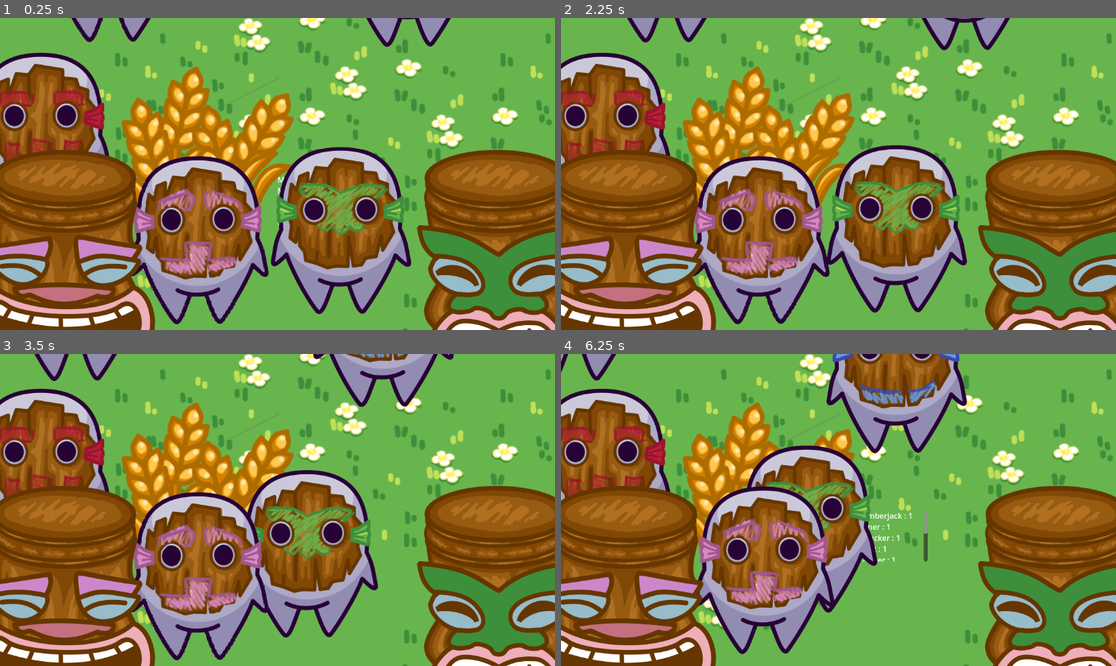
Above: before the commit, frames 1-4 (two rows, left to right).
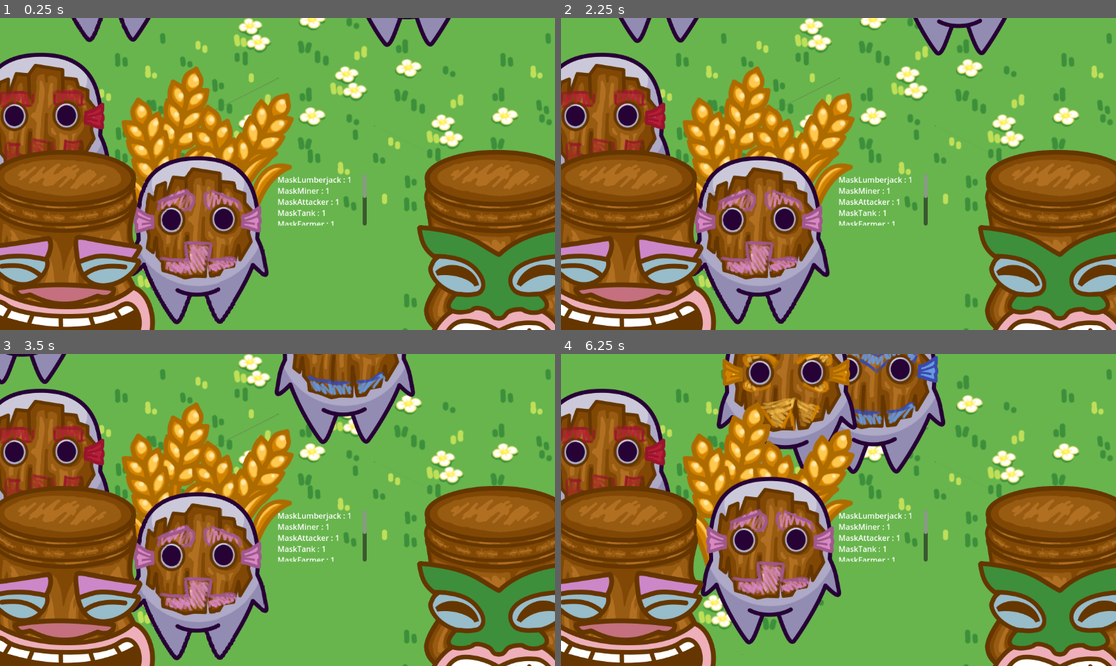
Above: after the commit, the same moments.

Repository: Kayno0o/gwj-86-godot
Game: Godot game, scene res://stages/game/game.tscn
The game is run twice, just before and just after one commit, with the same random seed, the same clock (stepped at 60 frames per second) and the same inputs.
Inputs (mouse positions are in pixels of both pictures, inside the frame that each line leads up to):
- Up to frame 1 (0.25 s): no input
- Up to frame 2 (2.25 s): tap Enter at 0.5, 2 s; move the mouse to (622, 292) at 0.52 s; tap K at 0.6, 1.35, 2.1 s; click (622, 292) at 0.67 s; tap Space at 1.25 s; move the mouse to (1054, 292) at 1.27 s; click (1054, 292) at 1.42 s; move the mouse to (882, 198) at 2.02 s; click (882, 198) at 2.17 s
- Up to frame 3 (3.5 s): move the mouse to (249, 572) at 2.77 s; tap K at 2.85 s; click (249, 572) at 2.92 s
- Up to frame 4 (6.25 s): move the mouse to (1005, 556) at 3.52 s; tap K every 0.75 s from 3.6 to 5.85 s; click (1005, 556) at 3.67 s; move the mouse to (672, 463) at 4.27 s; click (672, 463) at 4.42 s; move the mouse to (866, 510) at 5.02 s; click (866, 510) at 5.17 s; move the mouse to (755, 432) at 5.77 s; click (755, 432) at 5.92 s

The runs differ from the first frame. In frame 1, 9.3% of the frame differs, in the area x 48-75%, y 41-95%; in frame 2, 11%; in frame 3, 15%; in frame 4, 24%, in the area x 0-74%, y 0-97%.

Commit message:
feat: tween resources

Diff:
--- a/entities/mask/mask.tscn
+++ b/entities/mask/mask.tscn
@@ -23,7 +23,17 @@
 collision_mask = 4
 script = ExtResource("1_wo7wq")
 target_type = 11
-inventory_size = 2
+stats = Dictionary[int, float]({
+0: 125.0,
+1: 5.0,
+10: 5.0,
+11: 1.0,
+12: 42.0,
+13: 300.0,
+20: 1.0,
+21: 42.0,
+22: 2.0
+})
 metadata/_custom_type_script = "uid://20wyg6v86aum"
 
 [node name="Collision" type="CollisionShape2D" parent="."]
@@ -60,7 +70,6 @@
 
 [node name="SacrificeState" type="Node" parent="StateMachine"]
 script = ExtResource("8_xmf0i")
-metadata/_custom_type_script = "uid://bk7rsikwv3drd"
 
 [node name="TransferState" type="Node" parent="StateMachine"]
 script = ExtResource("9_wbtl5")
--- a/props/resource/resource_props.gd
+++ b/props/resource/resource_props.gd
@@ -17,14 +17,21 @@
 }
 
 func _ready() -> void:
-	health_component.death.connect(on_death)
+	health_component.death.connect(_on_death)
+	health_component.on_damage.connect(_on_damage)
 
 	TargetManager.register_target(self, target_types)
 
-func on_damage(damage: float):
-	return health_component.on_damage(damage)
+func _on_damage(_damage: float):
+	var tween: Tween = get_tree().create_tween()
+	tween.tween_property(self, "rotation_degrees", rotation_degrees+6, 0.5) \
+		.set_trans(Tween.TRANS_SINE) \
+		.set_ease(Tween.EASE_IN_OUT)
+	tween.tween_property(self, "rotation_degrees", rotation_degrees-6, 0.5) \
+		.set_trans(Tween.TRANS_SINE) \
+		.set_ease(Tween.EASE_IN_OUT)
 
-func on_death():
+func _on_death():
 	TargetManager.unregister_target(self, target_types)
 
 	if loot_component.spawn_loot(global_position, get_parent()):
--- a/props/resource/tree/tree.tscn
+++ b/props/resource/tree/tree.tscn
@@ -17,7 +17,7 @@
 
 [node name="Tree" groups=["trees"] instance=ExtResource("1_olndm")]
 target_types = Array[int]([0, 1])
-health = 5.0
+health = 10.0
 loot_scene = ExtResource("2_ni0tv")
 loot_amount = 3
 
--- a/scripts/components/HealthComponent.gd
+++ b/scripts/components/HealthComponent.gd
@@ -4,14 +4,17 @@
 var get_health: Callable
 
 signal death
+signal on_damage(amount: float)
 
 func _init(p_health: Callable) -> void:
 	type = Component.Type.Health
 	get_health = p_health
 
 ## returns true if health <= 0
-func on_damage(amount: float) -> bool:
+func hit(amount: float) -> bool:
 	damage += amount
+
+	on_damage.emit(amount)
 
 	if get_health.call() - damage <= 0:
 		death.emit()
--- a/scripts/states/AttackState.gd
+++ b/scripts/states/AttackState.gd
@@ -49,7 +49,7 @@
 		.set_ease(Tween.EASE_IN_OUT)
 
 	var health_comp: HealthComponent = Utils.get_component(target, Component.Type.Health)
-	if health_comp.on_damage(parent.get_attack()):
+	if health_comp.hit(parent.get_attack()):
 		TargetManager.stop_targeting(parent.current_target, parent)
 		parent.current_target = null
 		return
--- a/stages/game/game.tscn
+++ b/stages/game/game.tscn
@@ -80,7 +80,7 @@
 z_index = 0
 z_as_relative = true
 y_sort_enabled = false
-position = Vector2(129, 290)
+position = Vector2(-1369, -236)
 
 [node name="Mask_orange" parent="game" instance=ExtResource("11_3saht")]
 z_index = 0
Not shown: 1 places in entities/mask/mask.tscn that only renumber resources
